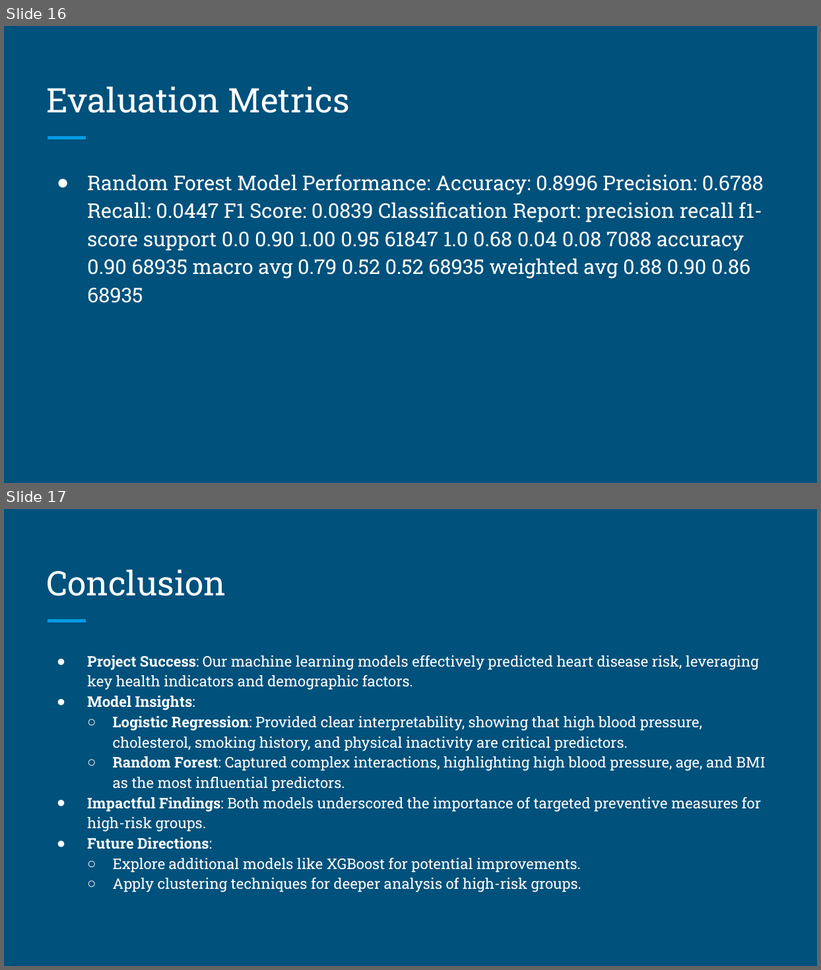
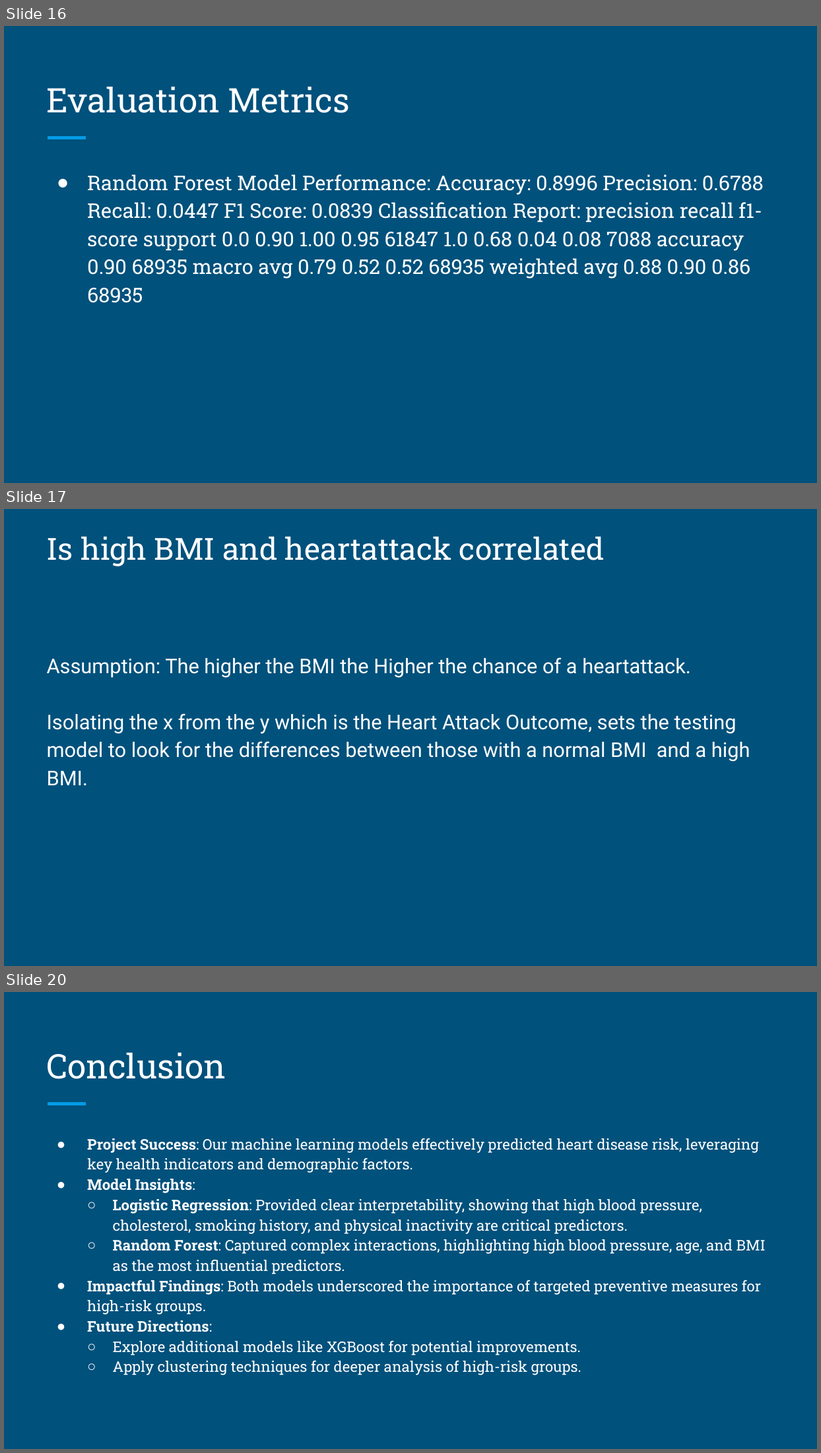
Before and after one commit to rich-willet/Project-4-Group-3, a slide deck: Power_point.pptx. Shown one above the other, each under a label of ours: slides 16 and 17 before the commit, slides 16, 17 and 20 after it; the slides between them are not shown. The pictures are 821x970 and 821x1453 pixels, drawn with LibreOffice and Linux fonts; fonts in the diff are those of the drawing. Boxes give left, top, right and bottom in pixels: in the first picture for what was removed or moved away, otherwise in the second. Text is boxed around its words. In the diff, an @@ line names an element or a change of style, - is before the commit and + after.

```diff
--- a/Power_point.pptx
+++ b/Power_point.pptx
@@ slide 17 added at [4,509,817,966], background #00517C @@
@@ title added at [47,536,605,566], 27 pt, text #FFFFFF @@
+Is high BMI and heartattack correlated
@@ text added at [47,657,750,786], 18 pt, text #FFFFFF @@
+Assumption: The higher the BMI the Higher the chance of a heartattack.
+Isolating the x from the y which is the Heart Attack Outcome, sets the testing model to look for the differences between those with a normal BMI and a high BMI.
@@ what was slide 17 is now slide 20 @@
```
Also in this commit, not shown: 2 other slides added, 2 other files.
